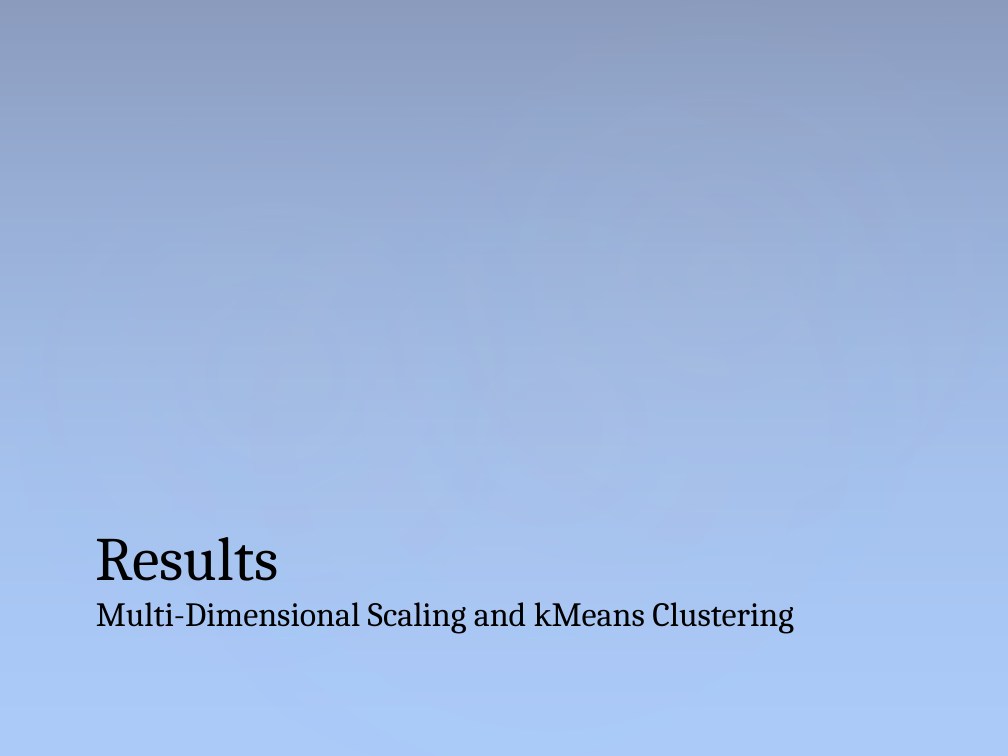
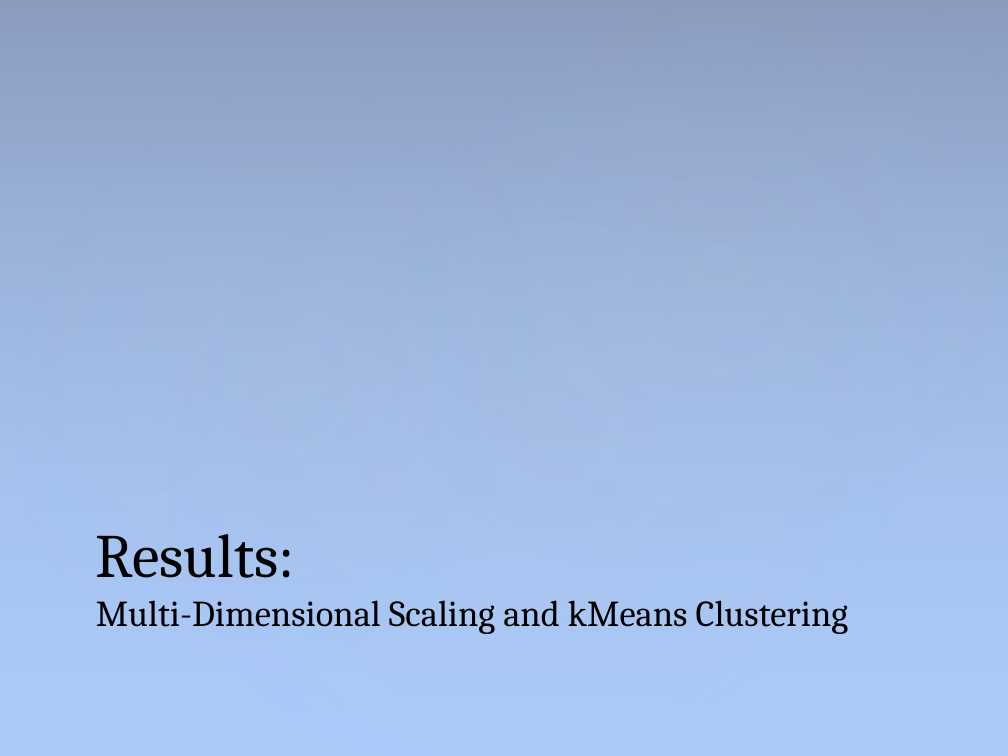
Before and after one commit to sam-lev/Classifications-Of-Songs-via-Homology-of-Chroma-Features, a slide deck: slide 12 of project/presentation/PresentationPowerPoint.pptx (slide 11 before the commit). Drawn at 1008x756 pixels with LibreOffice and Linux fonts; fonts in the diff are those of the drawing. Boxes give left, top, right and bottom in pixels: in the first picture for what was removed or moved away, otherwise in the second. Text is boxed around its words. In the diff, an @@ line names an element or a change of style, - is before the commit and + after.

Commit message:
added to presentation powerpoint

```diff
--- a/project/presentation/PresentationPowerPoint.pptx
+++ b/project/presentation/PresentationPowerPoint.pptx
@@ title at (96, 534, 849, 634): text changed; size 24.3 to 26.1 pt @@
-Results
-Multi-Dimensional Scaling and kMeans Clustering
+Results:
+Multi-Dimensional Scaling and kMeans Clustering
```
Also in this commit, not shown: 4 other slides changed, 7 slides added, 5 slides removed, 3 other files.
